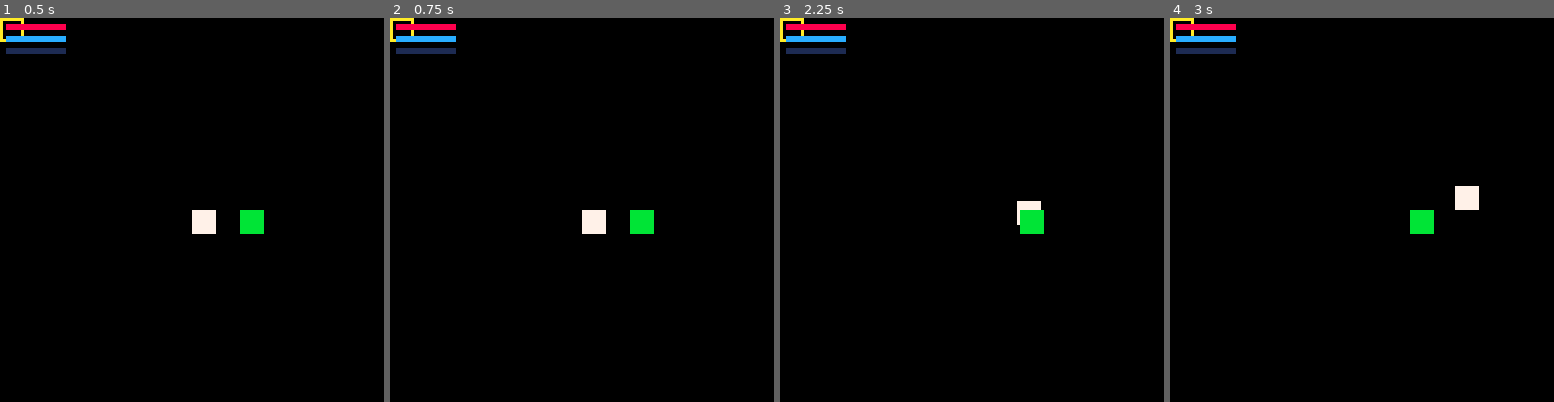
Above: before the commit, frames 1-4 (left to right).
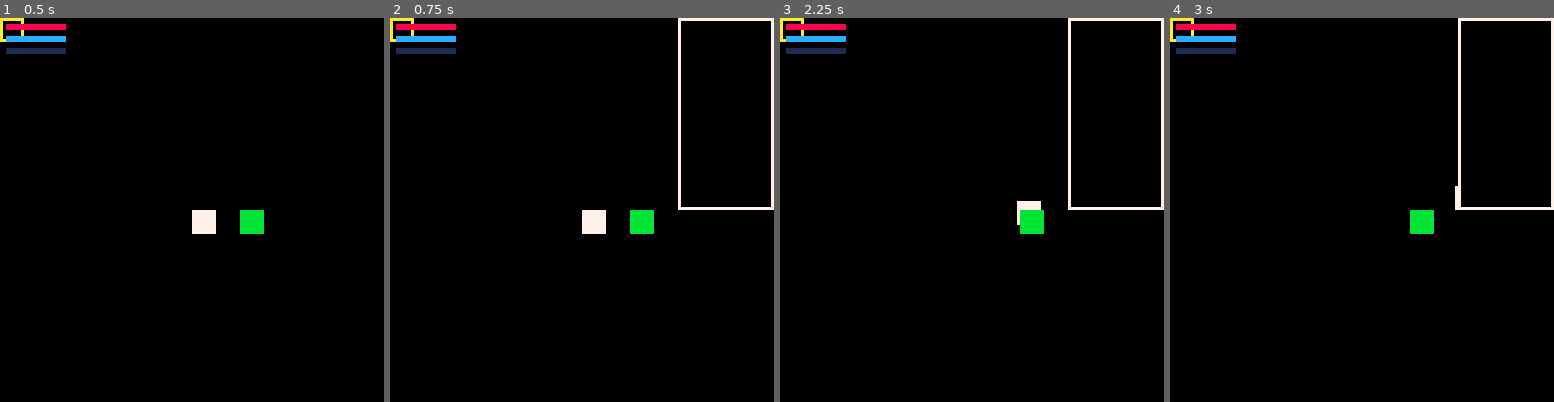
Above: after the commit, the same moments.

Repository: Frothting/codexApp
Game: PICO-8 cartridge runelite_pico.p8
Same seed, same stepped clock (60 frames per second), same inputs: the game is played once before the commit and once after it.
Inputs:
- Up to frame 1 (0.5 s): tap X (X key) at 0.33 s
- Up to frame 2 (0.75 s): tap O (Z key) at 0.7 s
- Up to frame 3 (2.25 s): tap X (X key) at 1.07, 1.85 s; hold Right 1.6-2.1 s; tap O (Z key) at 1.7, 2.1 s; hold Up from 2.15 s (still down)
- Up to frame 4 (3 s): release Up at 2.42 s; hold Right from 2.47 s (still down); tap O (Z key) at 2.5, 2.9 s; tap X (X key) at 2.97 s

Frame 1 is identical in both runs. In frame 2, 1.1% of the frame differs, in the area x 75-100%, y 0-50%; in frame 3, 1.1%; in frame 4, 1.3%.

Commit message:
Implement inventory system

Diff:
--- a/runelite_pico.p8
+++ b/runelite_pico.p8
@@ -25,6 +25,10 @@
 Q_ACTIVE=1
 Q_DONE=2
 quests={}
+
+-- inventory system
+inventory={}
+inventory_open=false
 
 -- npc + dialog
 npcs={{x=80,y=64,id=1,dialog="hello adventurer"}}
@@ -146,12 +150,41 @@
     end
 end
 
+function add_item(id,qty)
+    for it in all(inventory) do
+        if it.id==id then
+            it.qty+=qty
+            return
+        end
+    end
+    add(inventory,{id=id,qty=qty})
+end
+
+function remove_item(id,qty)
+    for it in all(inventory) do
+        if it.id==id then
+            it.qty-=qty
+            if it.qty<=0 then
+                del(inventory,it)
+            end
+            break
+        end
+    end
+end
+
+function toggle_inventory()
+    inventory_open=not inventory_open
+end
+
 function _init()
 end
 
 function _update()
     if btnp(7) then
         run_tests()
+    end
+    if btnp(4) then
+        toggle_inventory()
     end
     update_player()
     update_npcs()
@@ -173,6 +206,15 @@
     draw_bar(2,2,20,2,player.hp,player.max_hp,8,1)
     draw_bar(2,6,20,2,player.mana,player.max_mana,12,1)
     draw_bar(2,10,20,2,player.xp,player.max_xp,9,1)
+    if inventory_open then
+        rectfill(96,0,127,63,0)
+        rect(96,0,127,63,7)
+        local y=2
+        for it in all(inventory) do
+            print(it.id..":"..it.qty,98,y,7)
+            y+=6
+        end
+    end
     if game_state=="dialog" and current_dialog then
         rectfill(16,96,111,120,0)
         rect(16,96,111,120,7)
@@ -252,3 +294,11 @@
     assert_eq(quests[1].status,Q_DONE,"quest done")
     assert_eq(player.xp,3,"quest xp")
 end)
+
+add_test(function()
+    inventory={}
+    add_item(1,3)
+    remove_item(1,2)
+    assert_eq(#inventory,1,"inv count")
+    assert_eq(inventory[1].qty,1,"inv qty")
+end)
Not shown, changed: todo.md
